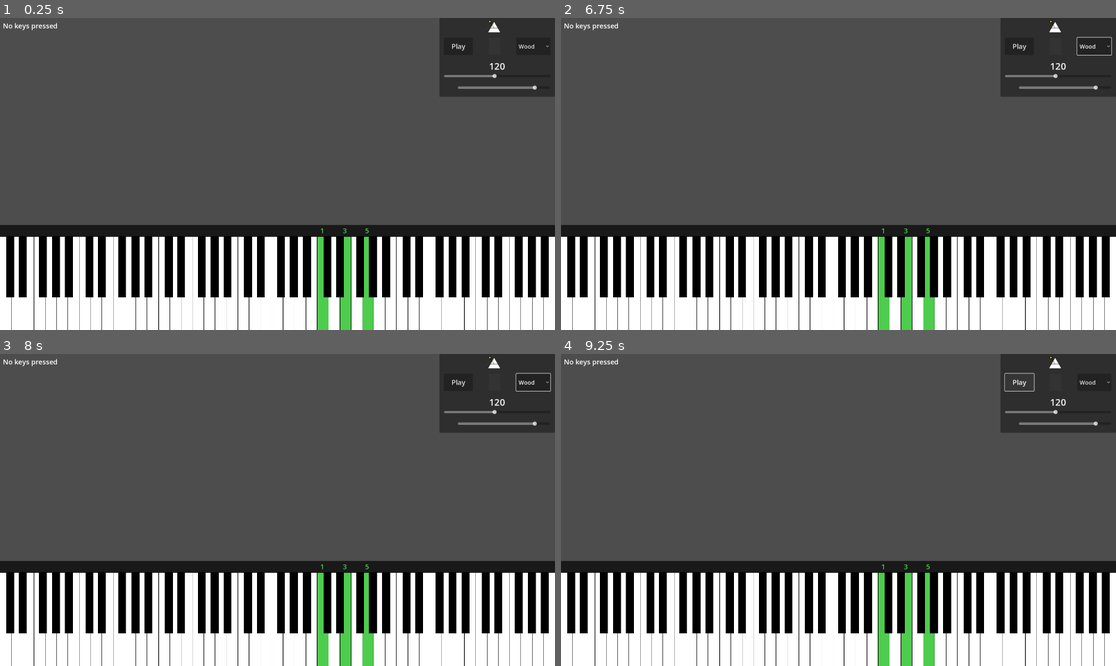
Above: before the commit, frames 1-4 (two rows, left to right).
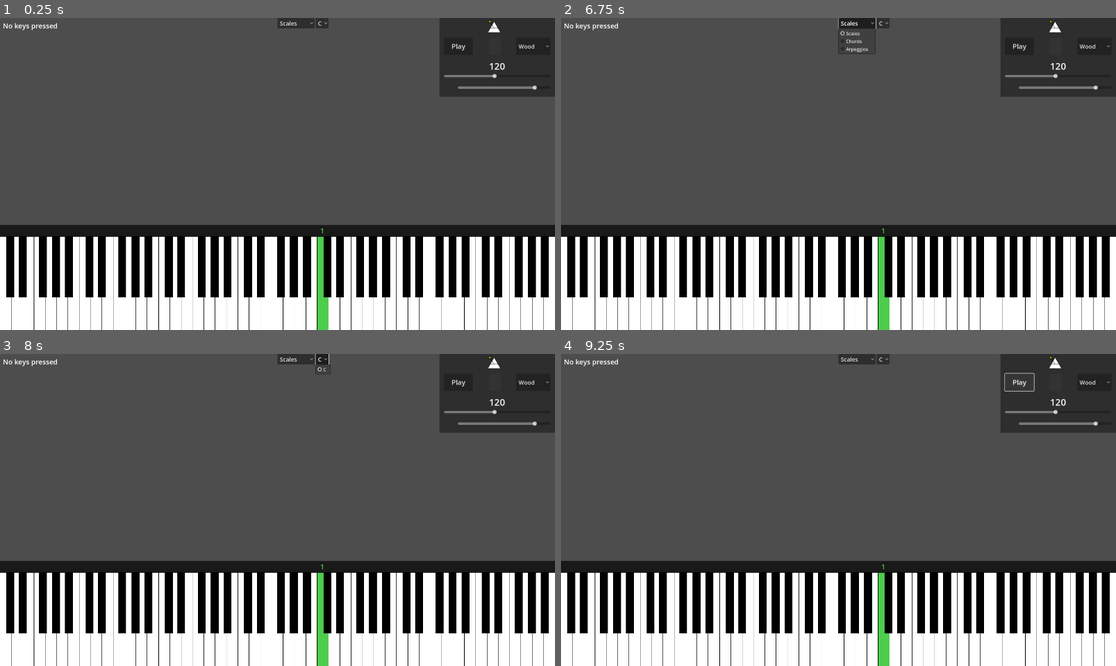
Above: after the commit, the same moments.

Repository: PianoFitness/piano-fitness-app
Game: Godot game, scene res://scenes/piano.tscn
Same seed, same stepped clock (60 frames per second), same inputs: the game is played once before the commit and once after it. The project has no main scene, so this scene is started directly.
Inputs (mouse positions are in pixels of both pictures, inside the frame that each line leads up to):
- Up to frame 1 (0.25 s): no input
- Up to frame 2 (6.75 s): click (855, 24) at 0.5 s, where only the run after the commit has a clickable "Scales"; click (882, 24) at 1.25 s, where only the run after the commit has a clickable "C"; click "Play" at 2 s; click "Stop" at 2.75 s; click "Play" at 3.5 s; click "Wood" at 4.25 s; click "Stop" at 5 s; click "Wood" at 5.75 s; click (855, 24) at 6.5 s, where only the run after the commit has a clickable "Scales"
- Up to frame 3 (8 s): click (321, 360) at 7.25 s, where only the run after the commit has a clickable "C"
- Up to frame 4 (9.25 s): click "Play" at 8 s; click "Stop" at 8.75 s

The runs differ from the first frame. In frame 1, 1.1% of the frame differs, in the area x 50-68%, y 0-100%; in frame 2, 1.3%, in the area x 49-100%, y 0-100%; in frame 3, 1.2%; in frame 4, 1.1%.

Commit message:
Add exercise management and piano key handling improvements (#8)
* Add C Major Arpeggio example exercise

* Update exercises specification

* Refactor piano key management and add piano_keys script for improved key handling

* Clean up constants

* Use signals for note highlighting

* Initial exercise selector

* Clear keys when selecting new exercise

* Call deferred update for exercise selection on initialization

* Increase font size for exercise type and key dropdowns

Diff:
--- a/app/scenes/piano.tscn
+++ b/app/scenes/piano.tscn
@@ -1,10 +1,12 @@
-[gd_scene load_steps=6 format=3 uid="uid://deocrbvduwvbf"]
+[gd_scene load_steps=8 format=3 uid="uid://deocrbvduwvbf"]
 
 [ext_resource type="Script" path="res://scripts/piano.gd" id="1_16djv"]
 [ext_resource type="Script" path="res://scripts/note_display.gd" id="2_4lvi2"]
+[ext_resource type="Script" path="res://scripts/piano_keys.gd" id="3_33fs1"]
 [ext_resource type="PackedScene" uid="uid://qnn08ykran7h" path="res://scenes/metronome.tscn" id="3_m4k2l"]
 [ext_resource type="Script" path="res://scripts/finger_display.gd" id="4_k3m9p"]
 [ext_resource type="Script" path="res://scripts/sequence_manager.gd" id="5_r2n4b"]
+[ext_resource type="Script" path="res://scripts/exercise_manager.gd" id="6_7h8j9"]
 
 [node name="Piano" type="Control"]
 layout_mode = 3
@@ -27,6 +29,7 @@
 
 [node name="PianoKeys" type="Node2D" parent="."]
 position = Vector2(0, 100)
+script = ExtResource("3_33fs1")
 
 [node name="FingerDisplay" type="Node2D" parent="PianoKeys"]
 script = ExtResource("4_k3m9p")
@@ -34,5 +37,25 @@
 [node name="SequenceManager" type="Node" parent="."]
 script = ExtResource("5_r2n4b")
 
-[node name="CanvasLayer#Metronome" parent="." instance=ExtResource("3_m4k2l")]
+[node name="Metronome" parent="." instance=ExtResource("3_m4k2l")]
 layout_mode = 1
+
+[node name="MidiManager" type="Node" parent="."]
+
+[node name="ExerciseManager" type="Control" parent="."]
+anchors_preset = 0
+anchor_left = 0.5
+anchor_right = 0.5
+script = ExtResource("6_7h8j9")
+
+[node name="HBoxContainer" type="HBoxContainer" parent="ExerciseManager"]
+layout_mode = 0
+anchor_right = 1.0
+
+[node name="ExerciseTypeDropdown" type="OptionButton" parent="ExerciseManager/HBoxContainer"]
+layout_mode = 2
+theme_override_font_sizes/font_size = 20
+
+[node name="KeyDropdown" type="OptionButton" parent="ExerciseManager/HBoxContainer"]
+layout_mode = 2
+theme_override_font_sizes/font_size = 20
--- /dev/null
+++ b/app/scripts/exercise_manager.gd
@@ -0,0 +1,47 @@
+extends Control
+
+# Signals
+signal clear_highlighted_keys
+
+# Node references
+@onready var exercise_type_dropdown = $HBoxContainer/ExerciseTypeDropdown
+@onready var key_dropdown = $HBoxContainer/KeyDropdown
+@onready var sequence_manager = get_parent().get_node("SequenceManager")
+
+func _ready():
+	exercise_type_dropdown.connect("item_selected", _on_exercise_type_selected)
+	key_dropdown.connect("item_selected", _on_key_selected)
+	_initialize_dropdowns()
+	call_deferred("_update_exercise")
+
+func _initialize_dropdowns():
+	exercise_type_dropdown.clear()
+	exercise_type_dropdown.add_item("Scales")
+	exercise_type_dropdown.add_item("Chords")
+	exercise_type_dropdown.add_item("Arpeggios")
+
+	key_dropdown.clear()
+	key_dropdown.add_item("C")
+
+func _on_exercise_type_selected(index):
+	_update_exercise()
+
+func _on_key_selected(index):
+	_update_exercise()
+
+func _update_exercise():
+	emit_signal("clear_highlighted_keys")
+
+	var exercise_type = exercise_type_dropdown.get_item_text(exercise_type_dropdown.selected)
+	var key = key_dropdown.get_item_text(key_dropdown.selected)
+	print(exercise_type, key)
+	var exercises = {
+		"Scales": "create_c_major_scale",
+		"Chords": "create_c_major_chord_inversions",
+		"Arpeggios": "create_c_major_arpeggios"
+	}
+
+	if exercises.has(exercise_type):
+		var exercise_method = exercises[exercise_type]
+		var exercise_sequence = get_parent().call(exercise_method)
+		sequence_manager.set_sequence(exercise_sequence)
--- a/app/scripts/piano.gd
+++ b/app/scripts/piano.gd
@@ -1,46 +1,23 @@
 extends Control
 
-# Piano physical layout constants - These define the visual arrangement of piano keys
-const WHITE_KEY_OFFSETS = [0, 2, 4, 5, 7, 9, 11]  # Semitone offsets for white keys
-const BLACK_KEY_POSITIONS = [
-	{"offset": 0.9, "note": 1},   # C#
-	{"offset": 2.0, "note": 3},   # D#
-	{"offset": 3.8, "note": 6},   # F#
-	{"offset": 4.95, "note": 8},  # G#
-	{"offset": 6.1, "note": 10}   # A#
-]
-
-# Visual size ratios for piano keys
-const WHITE_KEY_HEIGHT_RATIO = 0.3
-const BLACK_KEY_WIDTH_RATIO = 0.7
-const BLACK_KEY_HEIGHT_RATIO = 0.65
-
-# MIDI and musical constants
+# Piano note constants
+const NOTE_NAMES = ["C", "C#", "D", "D#", "E", "F", "F#", "G", "G#", "A", "A#", "B"]
+const STARTING_MIDI_NOTE = 24 # C1 in MIDI
 const KEYS_PER_OCTAVE = 12
-const WHITE_KEYS_PER_OCTAVE = 7
-const STARTING_MIDI_NOTE = 24  # Starting at C1
-const OCTAVE_COUNT = 7
 
 # Color definitions for various key states
-const ACTIVE_WHITE_KEY_COLOR = Color(0.8, 0.8, 1.0)
-const ACTIVE_BLACK_KEY_COLOR = Color(0.3, 0.3, 0.5)
-const INACTIVE_WHITE_KEY_COLOR = Color.WHITE
-const INACTIVE_BLACK_KEY_COLOR = Color.BLACK
-const LESSON_COLOR = Color(0.3, 0.8, 0.3, 1.0)    # Green for target notes
-const STUDENT_COLOR = Color(0.8, 0.8, 1.0, 1.0)   # Light blue for played notes
-
-# Musical notation constants
-const NOTE_NAMES = ["C", "C#", "D", "D#", "E", "F", "F#", "G", "G#", "A", "A#", "B"]
+const LESSON_COLOR = Color(0.3, 0.8, 0.3, 1.0) # Green for target notes
+const STUDENT_COLOR = Color(0.8, 0.8, 1.0, 1.0) # Light blue for played notes
 
 # Chord input handling constants
-const CHORD_COLLECTION_WINDOW: float = 0.1  # 100ms window to collect chord notes
+const CHORD_COLLECTION_WINDOW: float = 0.1 # 100ms window to collect chord notes
+
+# Constants for piano key dimensions
+const WHITE_KEY_HEIGHT_RATIO = 0.3 # Piano takes up 30% of the viewport height
 
 # State variables
-var white_keys = {}              # Dictionary of white key nodes indexed by MIDI note
-var black_keys = {}              # Dictionary of black key nodes indexed by MIDI note
-var viewport_size: Vector2       # Current viewport dimensions
-var current_chord_notes: Array[int] = []  # Collects notes played within time window
-var chord_collection_timer: float = 0.0   # Timer for chord note collection
+var current_chord_notes: Array[int] = [] # Collects notes played within time window
+var chord_collection_timer: float = 0.0 # Timer for chord note collection
 
 # Node references
 var sequence_manager: SequenceManager
@@ -50,9 +27,9 @@
 @onready var piano_keys = $PianoKeys
 
 func _ready():
-	viewport_size = get_viewport_rect().size
+	var viewport_size = get_viewport_rect().size
 	piano_keys.position = Vector2(0, viewport_size.y - viewport_size.y * WHITE_KEY_HEIGHT_RATIO)
-	create_piano_keys()
+	piano_keys.create_piano_keys(viewport_size)
 	setup_fingering_system()
 	OS.open_midi_inputs()
 
@@ -77,12 +54,8 @@
 	if not sequence_manager:
 		push_error("SequenceManager node not found in scene")
 		return
-
-	sequence_manager.initialize(self, finger_display)
-
-	# Load initial exercise
-	var c_major = create_c_major_chord_inversions()
-	sequence_manager.set_sequence(c_major)
+	piano_keys = $PianoKeys
+	sequence_manager.initialize(piano_keys, finger_display)
 
 func _input(event):
 	if event is InputEventMIDI:
@@ -90,7 +63,7 @@
 
 func handle_midi_event(event: InputEventMIDI):
 	var note = event.pitch
-	var key = white_keys.get(note) if note in white_keys else black_keys.get(note)
+	var key = piano_keys.get_key_by_midi(note)
 	if not key:
 		return
 
@@ -110,64 +83,7 @@
 	if current_notes.has(note):
 		key.color = LESSON_COLOR
 	else:
-		key.color = INACTIVE_WHITE_KEY_COLOR if note in white_keys else INACTIVE_BLACK_KEY_COLOR
-
-func create_piano_keys():
-	var total_white_keys = WHITE_KEYS_PER_OCTAVE * OCTAVE_COUNT
-	var white_key_width = viewport_size.x / total_white_keys
-	var white_key_height = viewport_size.y * WHITE_KEY_HEIGHT_RATIO
-	var black_key_width = white_key_width * BLACK_KEY_WIDTH_RATIO
-	var black_key_height = white_key_height * BLACK_KEY_HEIGHT_RATIO
-
-	for octave in range(OCTAVE_COUNT):
-		var base_note = octave * KEYS_PER_OCTAVE + STARTING_MIDI_NOTE
-
-		# Create white keys for this octave
-		for i in range(WHITE_KEYS_PER_OCTAVE):
-			var white_key = ColorRect.new()
-			white_key.size = Vector2(white_key_width, white_key_height)
-			white_key.position.x = (octave * WHITE_KEYS_PER_OCTAVE + i) * white_key_width
-			white_key.color = INACTIVE_WHITE_KEY_COLOR
-
-			var border = Line2D.new()
-			border.points = [
-				Vector2(0, 0),
-				Vector2(0, white_key_height),
-				Vector2(white_key_width, white_key_height),
-				Vector2(white_key_width, 0),
-				Vector2(0, 0)
-			]
-			border.width = 1
-			border.default_color = INACTIVE_BLACK_KEY_COLOR
-			white_key.add_child(border)
-
-			piano_keys.add_child(white_key)
-			white_keys[base_note + WHITE_KEY_OFFSETS[i]] = white_key
-
-		# Create black keys for this octave
-		for data in BLACK_KEY_POSITIONS:
-			var black_key = ColorRect.new()
-			black_key.size = Vector2(black_key_width, black_key_height)
-			black_key.position = Vector2(
-				(octave * WHITE_KEYS_PER_OCTAVE + data.offset) * white_key_width - black_key_width / 2,
-				0
-			)
-			black_key.color = INACTIVE_BLACK_KEY_COLOR
-			piano_keys.add_child(black_key)
-			black_keys[base_note + data.note] = black_key
-
-func highlight_lesson_note(note_name: String):
-	var midi_note = note_name_to_midi(note_name)
-	var key = white_keys.get(midi_note) if midi_note in white_keys else black_keys.get(midi_note)
-	if key:
-		key.color = LESSON_COLOR
-
-func get_key_rect(note_name: String) -> Rect2:
-	var midi_note = note_name_to_midi(note_name)
-	var key = white_keys.get(midi_note) if midi_note in white_keys else black_keys.get(midi_note)
-	if key:
-		return Rect2(key.global_position, key.size)
-	return Rect2()
+		key.color = piano_keys.get_inactive_key_color(note)
 
 func get_current_lesson_notes() -> Array[int]:
 	var notes: Array[int] = []
@@ -197,14 +113,14 @@
 
 	# Right hand ascending C Major scale with correct fingering
 	var scale_notes = [
-		["C4", 1],  # Thumb
-		["D4", 2],  # Index
-		["E4", 3],  # Middle
-		["F4", 1],  # Thumb (thumb under)
-		["G4", 2],  # Index
-		["A4", 3],  # Middle
-		["B4", 4],  # Ring
-		["C5", 5]   # Pinky
+		["C4", 1], # Thumb
+		["D4", 2], # Index
+		["E4", 3], # Middle
+		["F4", 1], # Thumb (thumb under)
+		["G4", 2], # Index
+		["A4", 3], # Middle
+		["B4", 4], # Ring
+		["C5", 5] # Pinky
 	]
 
 	for note_data in scale_notes:
@@ -219,30 +135,48 @@
 
 	# Root position: C4(1) - E4(3) - G4(5)
 	sequence.add_position([
-		PianoNote.new("C4", "R", 1),  # Root - thumb
-		PianoNote.new("E4", "R", 3),  # Third - middle finger
-		PianoNote.new("G4", "R", 5)   # Fifth - pinky
+		PianoNote.new("C4", "R", 1), # Root - thumb
+		PianoNote.new("E4", "R", 3), # Third - middle finger
+		PianoNote.new("G4", "R", 5) # Fifth - pinky
 	])
 
 	# First inversion: E4(1) - G4(2) - C5(5)
 	sequence.add_position([
-		PianoNote.new("E4", "R", 1),  # Third - thumb
-		PianoNote.new("G4", "R", 2),  # Fifth - index finger
-		PianoNote.new("C5", "R", 5)   # Root - pinky
+		PianoNote.new("E4", "R", 1), # Third - thumb
+		PianoNote.new("G4", "R", 2), # Fifth - index finger
+		PianoNote.new("C5", "R", 5) # Root - pinky
 	])
 
 	# Second inversion: G4(1) - C5(3) - E5(5)
 	sequence.add_position([
-		PianoNote.new("G4", "R", 1),  # Fifth - thumb
-		PianoNote.new("C5", "R", 3),  # Root - middle finger
-		PianoNote.new("E5", "R", 5)   # Third - pinky
+		PianoNote.new("G4", "R", 1), # Fifth - thumb
+		PianoNote.new("C5", "R", 3), # Root - middle finger
+		PianoNote.new("E5", "R", 5) # Third - pinky
 	])
 
 	# Root position octave up: C5(1) - E5(3) - G5(5)
 	sequence.add_position([
-		PianoNote.new("C5", "R", 1),  # Root - thumb
-		PianoNote.new("E5", "R", 3),  # Third - middle finger
-		PianoNote.new("G5", "R", 5)   # Fifth - pinky
+		PianoNote.new("C5", "R", 1), # Root - thumb
+		PianoNote.new("E5", "R", 3), # Third - middle finger
+		PianoNote.new("G5", "R", 5) # Fifth - pinky
 	])
 
 	return sequence
+
+func create_c_major_arpeggios() -> PracticeSequence:
+	var sequence = PracticeSequence.new()
+	sequence.exercise_type = "arpeggio"
+
+	# Right hand ascending C Major arpeggio in one octave
+	var arpeggio_notes = [
+		["C4", 1], # Thumb
+		["E4", 2], # Index
+		["G4", 3], # Middle
+		["C5", 5] # Pinky
+	]
+
+	for note_data in arpeggio_notes:
+		var note = PianoNote.new(note_data[0], "R", note_data[1])
+		sequence.add_position([note])
+
+	return sequence
--- /dev/null
+++ b/app/scripts/piano_keys.gd
@@ -0,0 +1,134 @@
+extends Node2D
+
+# Piano physical layout constants - These define the visual arrangement of piano keys
+const WHITE_KEY_OFFSETS = [0, 2, 4, 5, 7, 9, 11] # Semitone offsets for white keys
+const BLACK_KEY_POSITIONS = [
+	{"offset": 0.9, "note": 1}, # C#
+	{"offset": 2.0, "note": 3}, # D#
+	{"offset": 3.8, "note": 6}, # F#
+	{"offset": 4.95, "note": 8}, # G#
+	{"offset": 6.1, "note": 10} # A#
+]
+
+# Musical notation constants
+const NOTE_NAMES = ["C", "C#", "D", "D#", "E", "F", "F#", "G", "G#", "A", "A#", "B"]
+
+
+# Visual size ratios for piano keys
+const WHITE_KEY_HEIGHT_RATIO = 0.3
+const BLACK_KEY_WIDTH_RATIO = 0.7
+const BLACK_KEY_HEIGHT_RATIO = 0.65
+
+# MIDI and musical constants
+const KEYS_PER_OCTAVE = 12
+const WHITE_KEYS_PER_OCTAVE = 7
+const STARTING_MIDI_NOTE = 24 # Starting at C1
+const OCTAVE_COUNT = 7
+
+# Color definitions for various key states
+const INACTIVE_WHITE_KEY_COLOR = Color.WHITE
+const INACTIVE_BLACK_KEY_COLOR = Color.BLACK
+const LESSON_COLOR = Color(0.3, 0.8, 0.3, 1.0) # Green for target notes
+
+# State variables
+var white_keys = {} # Dictionary of white key nodes indexed by MIDI note
+var black_keys = {} # Dictionary of black key nodes indexed by MIDI note
+
+func create_piano_keys(viewport_size: Vector2):
+	var total_white_keys = WHITE_KEYS_PER_OCTAVE * OCTAVE_COUNT
+	var white_key_width = viewport_size.x / total_white_keys
+	var white_key_height = viewport_size.y * WHITE_KEY_HEIGHT_RATIO
+	var black_key_width = white_key_width * BLACK_KEY_WIDTH_RATIO
+	var black_key_height = white_key_height * BLACK_KEY_HEIGHT_RATIO
+
+	for octave in range(OCTAVE_COUNT):
+		var base_note = octave * KEYS_PER_OCTAVE + STARTING_MIDI_NOTE
+
+		# Create white keys for this octave
+		for i in range(WHITE_KEYS_PER_OCTAVE):
+			var white_key = ColorRect.new()
+			white_key.size = Vector2(white_key_width, white_key_height)
+			white_key.position.x = (octave * WHITE_KEYS_PER_OCTAVE + i) * white_key_width
+			white_key.color = INACTIVE_WHITE_KEY_COLOR
+
+			var border = Line2D.new()
+			border.points = [
+				Vector2(0, 0),
+				Vector2(0, white_key_height),
+				Vector2(white_key_width, white_key_height),
+				Vector2(white_key_width, 0),
+				Vector2(0, 0)
+			]
+			border.width = 1
+			border.default_color = INACTIVE_BLACK_KEY_COLOR
+			white_key.add_child(border)
+
+			add_child(white_key)
+			white_keys[base_note + WHITE_KEY_OFFSETS[i]] = white_key
+
+		# Create black keys for this octave
+		for data in BLACK_KEY_POSITIONS:
+			var black_key = ColorRect.new()
+			black_key.size = Vector2(black_key_width, black_key_height)
+			black_key.position = Vector2(
+				(octave * WHITE_KEYS_PER_OCTAVE + data.offset) * white_key_width - black_key_width / 2,
+				0
+			)
+			black_key.color = INACTIVE_BLACK_KEY_COLOR
+			add_child(black_key)
+			black_keys[base_note + data.note] = black_key
+
+func get_key_by_midi(note: int) -> ColorRect:
+	return white_keys.get(note) if note in white_keys else black_keys.get(note)
+
+func get_inactive_key_color(note: int) -> Color:
+	return INACTIVE_WHITE_KEY_COLOR if note in white_keys else INACTIVE_BLACK_KEY_COLOR
+
+func highlight_lesson_note_by_name(note_name: String):
+	var midi_note = note_name_to_midi(note_name)
+	var key = get_key_by_midi(midi_note)
+	if key:
+		key.color = LESSON_COLOR
+
+func get_key_rect_by_name(note_name: String) -> Rect2:
+	var midi_note = note_name_to_midi(note_name)
+	var key = get_key_by_midi(midi_note)
+	if key:
+		return Rect2(key.global_position, key.size)
+	return Rect2()
+
+func note_name_to_midi(note_name: String) -> int:
+	var note = note_name.left(len(note_name) - 1)
+	var octave = int(note_name.right(1))
+	var note_index = NOTE_NAMES.find(note)
+	if note_index != -1:
+		return STARTING_MIDI_NOTE + (octave * KEYS_PER_OCTAVE) + note_index
+	return -1
+
+func midi_to_note_name(midi_note: int) -> String:
+	var octave = (midi_note - STARTING_MIDI_NOTE) / KEYS_PER_OCTAVE
+	var note_index = (midi_note - STARTING_MIDI_NOTE) % KEYS_PER_OCTAVE
+	return NOTE_NAMES[note_index] + str(octave)
+
+func _ready():
+	var sequence_manager = get_parent().get_node("SequenceManager")
+	sequence_manager.connect("highlight_note_by_name", _on_highlight_note_by_name)
+	sequence_manager.connect("unhighlight_note_by_name", _on_unhighlight_note_by_name)
+
+	var exercise_manager = get_parent().get_node("ExerciseManager")
+	exercise_manager.connect("clear_highlighted_keys", _on_clear_highlighted_keys)
+
+func _on_highlight_note_by_name(note_name: String):
+	highlight_lesson_note_by_name(note_name)
+
+func _on_unhighlight_note_by_name(note_name: String):
+	var midi_note = note_name_to_midi(note_name)
+	var key = get_key_by_midi(midi_note)
+	if key:
+		key.color = get_inactive_key_color(midi_note)
+
+func _on_clear_highlighted_keys():
+	for key in white_keys.values():
+		key.color = INACTIVE_WHITE_KEY_COLOR
+	for key in black_keys.values():
+		key.color = INACTIVE_BLACK_KEY_COLOR
--- a/app/scripts/sequence_manager.gd
+++ b/app/scripts/sequence_manager.gd
@@ -5,21 +5,23 @@
 signal sequence_updated(current_position: int)
 signal sequence_completed
 signal note_validated(success: bool)
+signal highlight_note_by_name(note_name: String)
+signal unhighlight_note_by_name(note_name: String)
 
 # Constants for visual feedback
-const LESSON_COLOR = Color(0.3, 0.8, 0.3, 1.0)  # Green for target notes
-const STUDENT_COLOR = Color(0.8, 0.8, 1.0, 1.0)  # Light blue for played notes
+const LESSON_COLOR = Color(0.3, 0.8, 0.3, 1.0) # Green for target notes
+const STUDENT_COLOR = Color(0.8, 0.8, 1.0, 1.0) # Light blue for played notes
 
 # State tracking variables
-var current_sequence: PracticeSequence  # The current exercise sequence
-var current_position: int = 0           # Current position in the sequence
-var played_notes: Dictionary = {}       # Tracks which notes have been played in current chord
-var finger_display: FingerDisplay       # Reference to finger number display
-var piano_node: Node                    # Reference to main piano node
+var current_sequence: PracticeSequence # The current exercise sequence
+var current_position: int = 0 # Current position in the sequence
+var played_notes: Dictionary = {} # Tracks which notes have been played in current chord
+var finger_display: FingerDisplay # Reference to finger number display
+var piano_node: Node # Reference to main piano node
 
 # Initialize manager with required node references
-func initialize(piano: Node, display: FingerDisplay):
-	piano_node = piano
+func initialize(piano_keys: Node, display: FingerDisplay):
+	piano_node = piano_keys
 	finger_display = display
 
 # Set a new sequence and reset state
@@ -30,7 +32,7 @@
 
 	current_sequence = sequence
 	current_position = 0
-	played_notes.clear()  # Reset played notes tracking
+	played_notes.clear() # Reset played notes tracking
 
 	print("Setting new sequence: ", sequence.exercise_type)
 	update_display()
@@ -84,7 +86,7 @@
 		return
 
 	unhighlight_current_note()
-	played_notes.clear()  # Reset played notes for next chord
+	played_notes.clear() # Reset played notes for next chord
 
 	if current_position < current_sequence.sequence.size() - 1:
 		current_position += 1
@@ -119,7 +121,7 @@
 	if current_position < current_sequence.sequence.size():
 		var current_notes = current_sequence.sequence[current_position]
 		for note in current_notes:
-			var key_rect = piano_node.get_key_rect(note.pitch)
+			var key_rect = piano_node.get_key_rect_by_name(note.pitch)
 			finger_display.add_finger_indicator(note, key_rect, true)
 
 # Highlight current chord notes
@@ -127,17 +129,14 @@
 	if current_position < current_sequence.sequence.size():
 		var current_notes = current_sequence.sequence[current_position]
 		for note in current_notes:
-			piano_node.highlight_lesson_note(note.pitch)
+			emit_signal("highlight_note_by_name", note.pitch)
 
 # Remove highlighting from current chord notes
 func unhighlight_current_note():
 	if current_position < current_sequence.sequence.size():
 		var current_notes = current_sequence.sequence[current_position]
 		for note in current_notes:
-			var midi_note = piano_node.note_name_to_midi(note.pitch)
-			var key = piano_node.white_keys.get(midi_note) if midi_note in piano_node.white_keys else piano_node.black_keys.get(midi_note)
-			if key:
-				key.color = piano_node.INACTIVE_WHITE_KEY_COLOR if midi_note in piano_node.white_keys else piano_node.INACTIVE_BLACK_KEY_COLOR
+			emit_signal("unhighlight_note_by_name", note.pitch)
 
 # Get the current sequence position
 func get_current_position() -> int:
Not shown, changed: docs/specification.md
